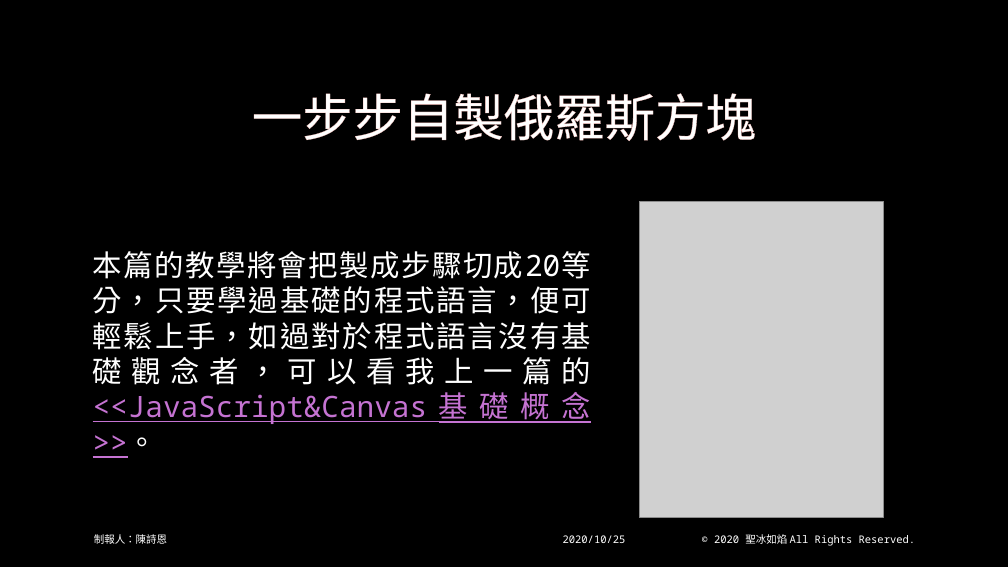
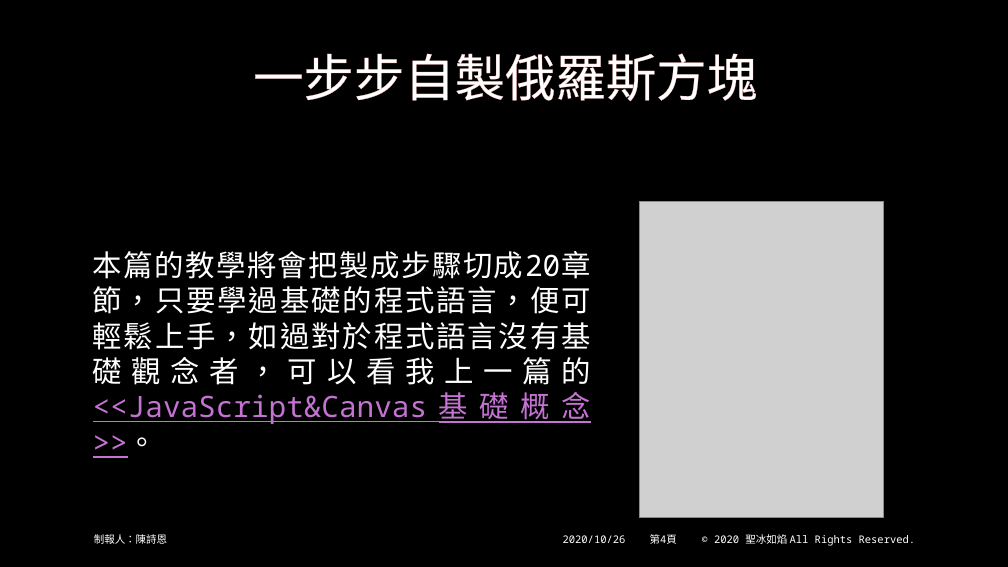
Before and after one commit to beenyan/RLSB, a slide deck: slide 4 of 俄羅斯方塊.pptx. Drawn at 1008x567 pixels with LibreOffice and Linux fonts; fonts in the diff are those of the drawing; grey boxes stand for pictures; background and template pictures are left out. Boxes give left, top, right and bottom in pixels: in the first picture for what was removed or moved away, otherwise in the second. Text is boxed around its words. In the diff, an @@ line names an element or a change of style, - is before the commit and + after.

```diff
--- a/俄羅斯方塊.pptx
+++ b/俄羅斯方塊.pptx
@@ title "一步步自製俄羅斯方塊": place and size @@
-title "一步步自製俄羅斯方塊" at box(252, 93, 756, 141)
+title "一步步自製俄羅斯方塊" at box(253, 53, 757, 101)
@@ text at box(93, 251, 592, 458): text changed @@
-本篇的教學將會把製成步驟切成20等分，只要學過基礎的程式語言，便可輕鬆上手，如過對於程式語言沒有基礎觀念者，可以看我上一篇的<<JavaScript&Canvas基礎概念>>。
+本篇的教學將會把製成步驟切成20章節，只要學過基礎的程式語言，便可輕鬆上手，如過對於程式語言沒有基礎觀念者，可以看我上一篇的<<JavaScript&Canvas基礎概念>>。
@@ text at box(563, 535, 626, 543): text changed @@
-2020/10/25
+2020/10/26
@@ page number added at box(650, 534, 677, 544), 10 pt, text #FFFFFF @@
+第4頁
```
Also in this commit, not shown: 47 other slides changed, 40 slides added, 4 other files.
